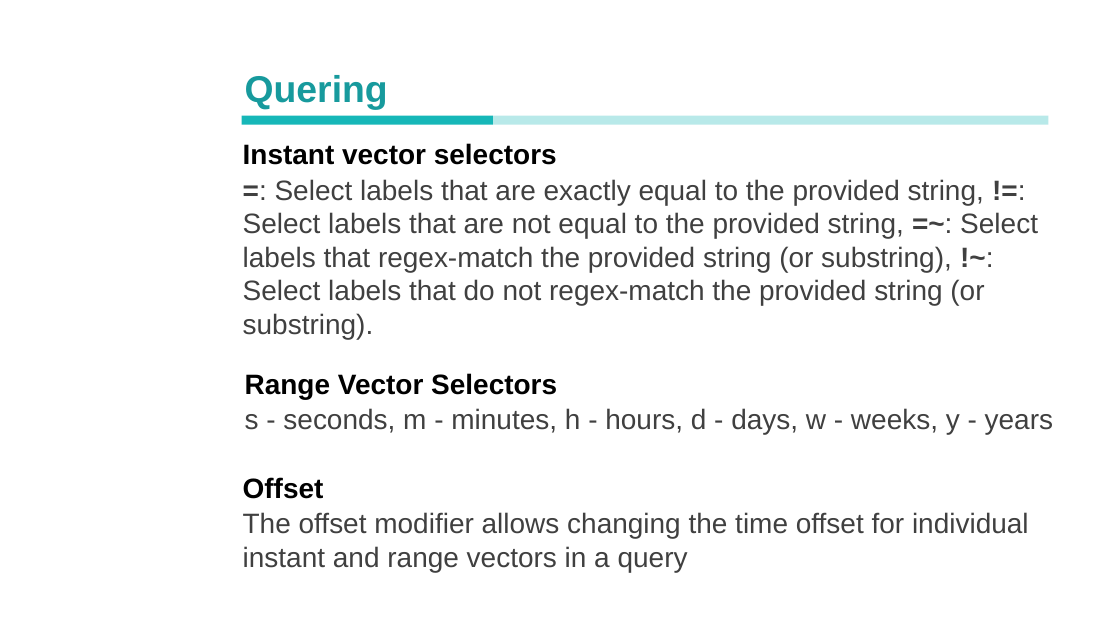
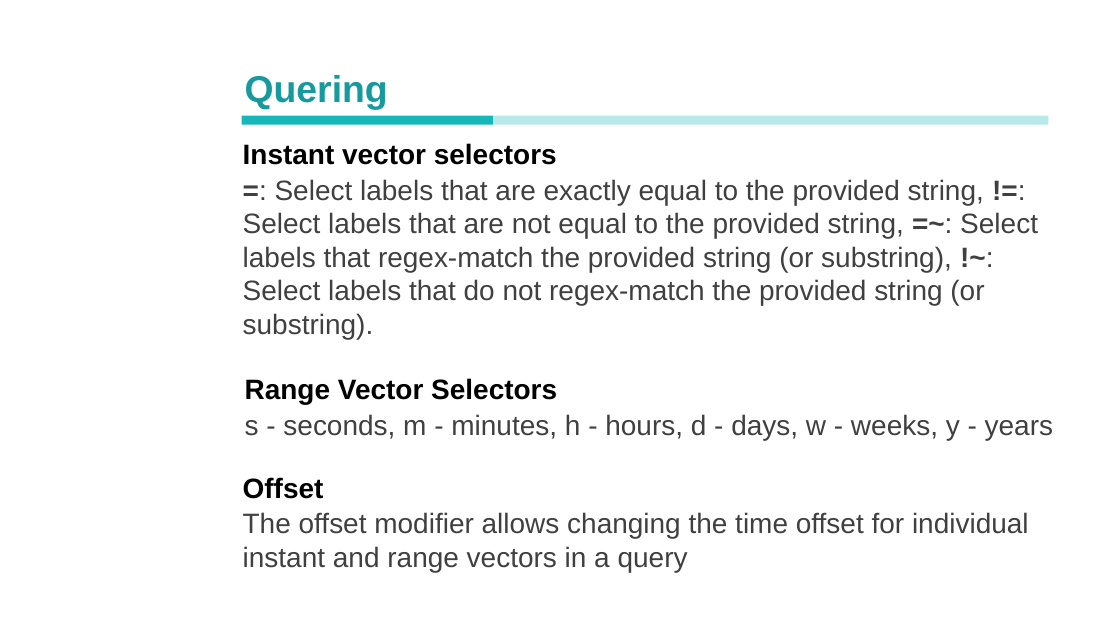
Before and after one commit to Ludo-didelot/PresentationPrometheusGrafana, a slide deck: slide 14 of Presentation - Monitoring.pptx. Drawn at 1120x630 pixels with LibreOffice and Linux fonts; fonts in the diff are those of the drawing; background and template pictures are left out. Boxes give left, top, right and bottom in pixels: in the first picture for what was removed or moved away, otherwise in the second. Text is boxed around its words. In the diff, an @@ line names an element or a change of style, - is before the commit and + after.

```diff
--- a/Presentation - Monitoring.pptx
+++ b/Presentation - Monitoring.pptx
@@ text "Range Vector Selectors": place and size @@
-text "Range Vector Selectors" at (245,373,557,399)
+text "Range Vector Selectors" at (245,378,557,404)
@@ text "s - seconds, m - ...": place and size @@
-text "s - seconds, m - ..." at (245,408,1053,434)
+text "s - seconds, m - ..." at (245,414,1053,440)
```
